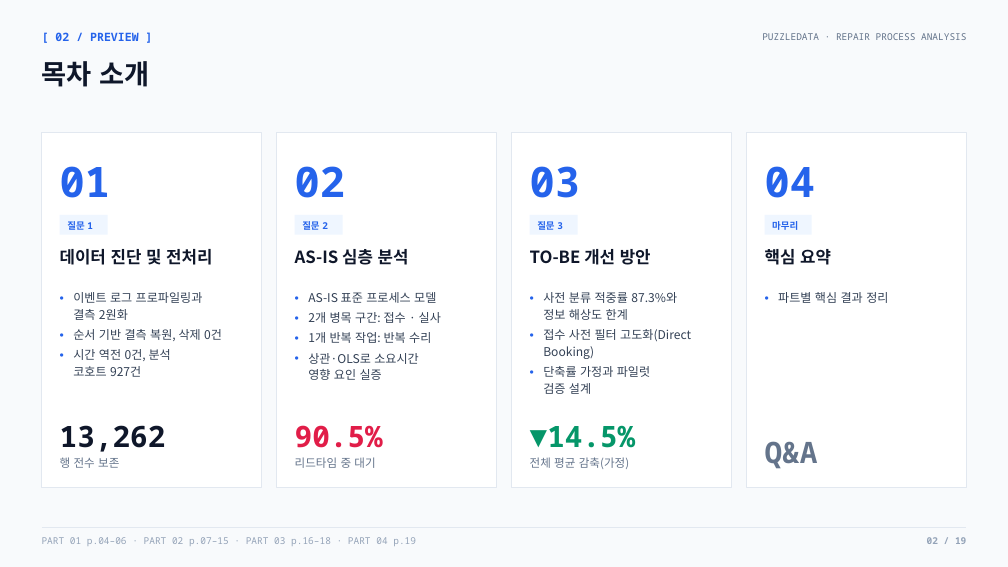
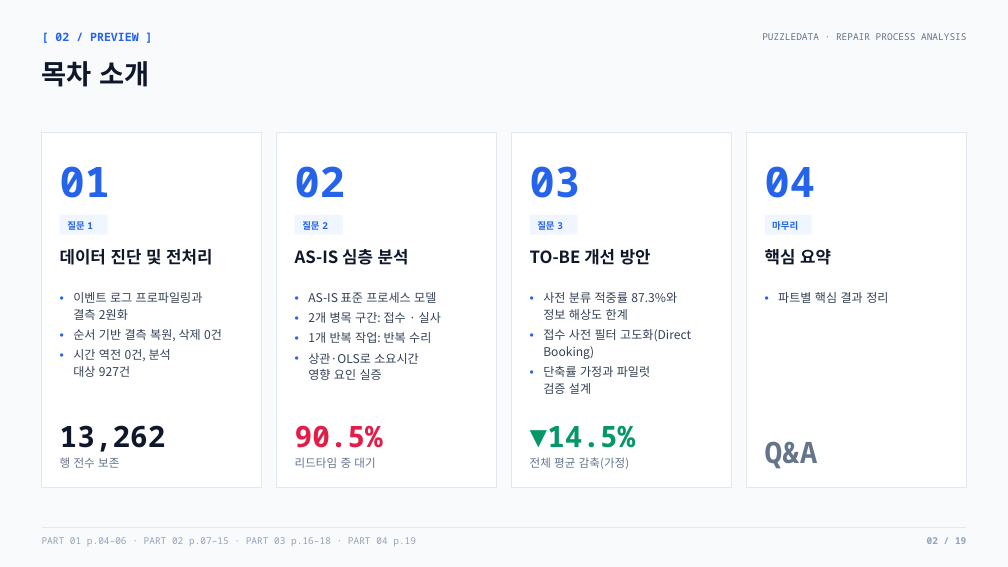
Before and after one commit to nus1245/puzzle_data, a slide deck: slide 2 of outputs/pptx/puzzledata_repair_report.pptx. Drawn at 1008x567 pixels with LibreOffice and Linux fonts; fonts in the diff are those of the drawing. Boxes give left, top, right and bottom in pixels: in the first picture for what was removed or moved away, otherwise in the second. Text is boxed around its words. In the diff, an @@ line names an element or a change of style, - is before the commit and + after.

```diff
--- a/outputs/pptx/puzzledata_repair_report.pptx
+++ b/outputs/pptx/puzzledata_repair_report.pptx
@@ text at (73,349,171,377): text changed @@
-• 시간 역전 0건, 분석
-  코호트 927건
+• 시간 역전 0건, 분석
+  대상 927건
```
Also in this commit, not shown: 4 other slides changed, 4 other files.
